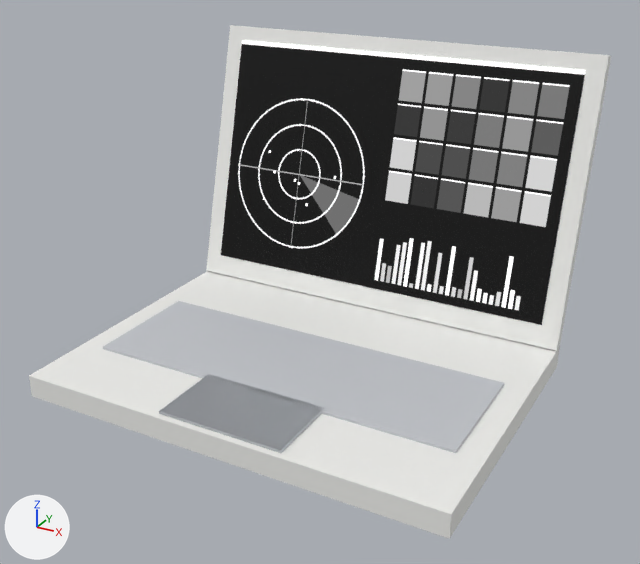
The glTF model internal/web/static/office/sets/modern/Tech_Laptop.gltf as it was, and as the next commit left it.
One viewpoint serves both versions: a camera (50 mm lens) standing at (0.307, -0.529, 0.353) and looking at (0.008, 0.013, 0.082). Lighting does not change. The marker at lower left points along +X, +Y and +Z. The picture after the commit comes second.

Objects in the first picture: 'Tech_Laptop'.
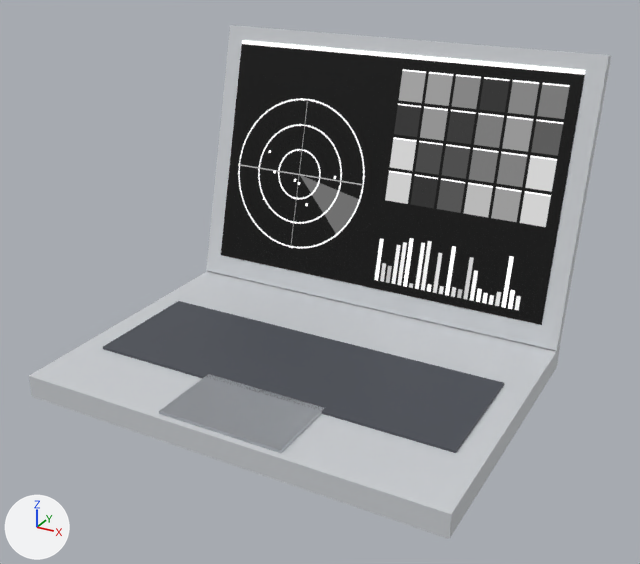
Edits to the bpy script that builds the scene:
```text
Change mat_rs_body:
    mat_rs_body.base_color: (0.88, 0.88, 0.855) -> (0.624, 0.644, 0.672)  # white #f1f1ee -> light grey #cfd2d6
Change mat_rs_bodydark:
    mat_rs_bodydark.base_color: (0.552, 0.571, 0.604) -> (0.0704, 0.0782, 0.0953)  # light grey #c4c7cc -> dark grey #4b4f57
```

Location of each change, (x1, y1, x2, y2) in pixels of the pictures (640 x 564 px):
'Tech_Laptop', recoloured (darker): (29, 25, 611, 539) in both
